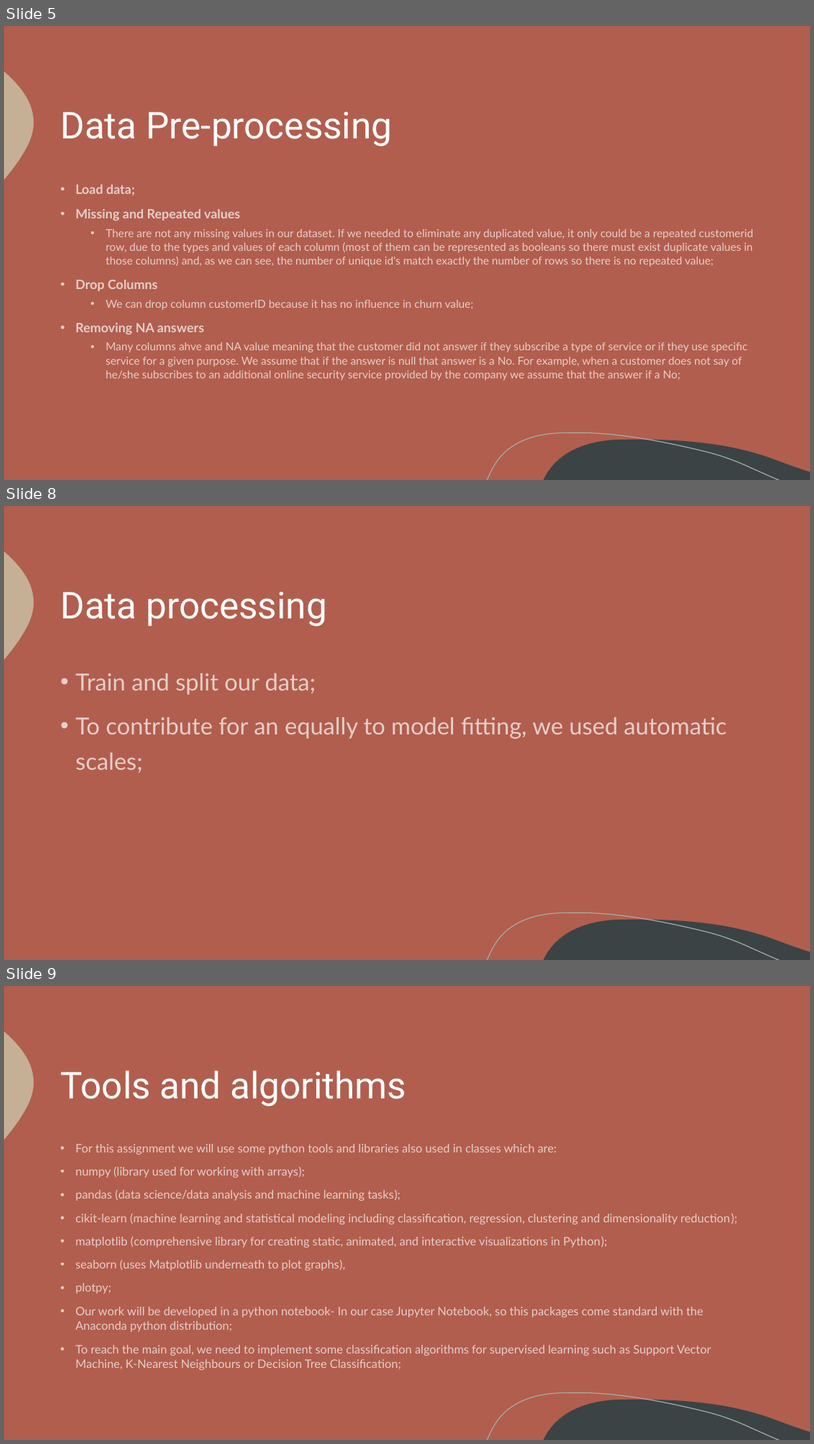
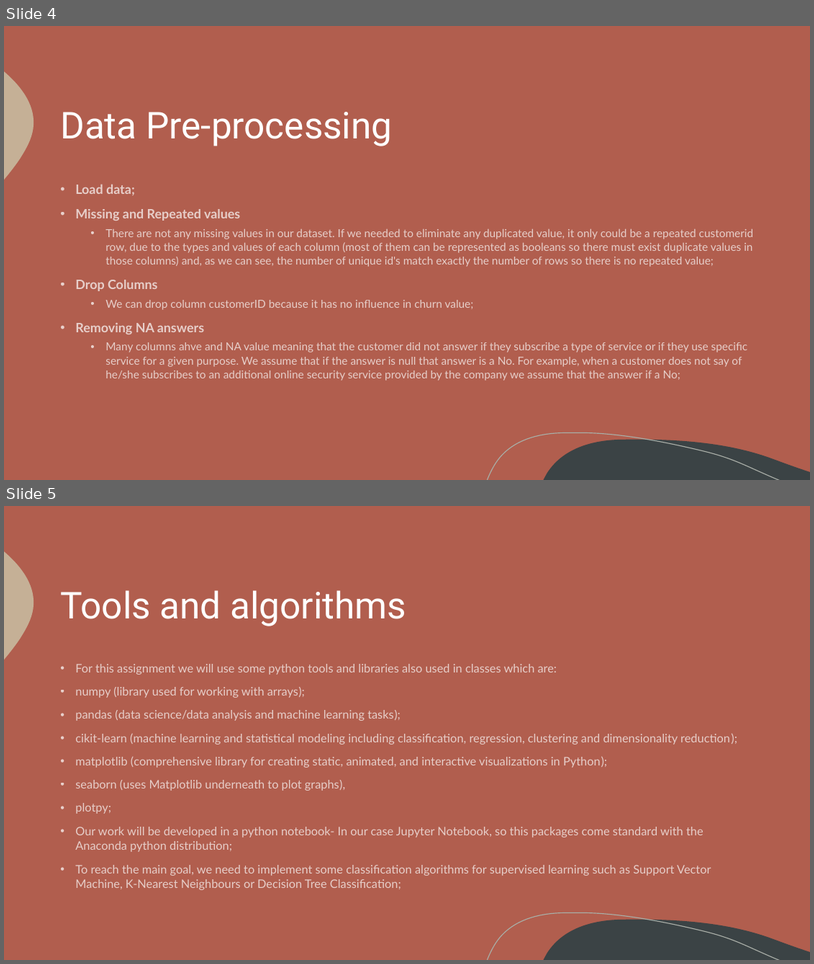
Before and after one commit to itsdomsantos/IART-2022, a slide deck: proj2/iart_proj2_final.pptx. Shown one above the other, each under a label of ours: slides 5, 8 and 9 before the commit, slides 4 and 5 after it; the slides between them are not shown. The pictures are 814x1444 and 814x964 pixels, drawn with LibreOffice and Linux fonts; fonts in the diff are those of the drawing. Boxes give left, top, right and bottom in pixels: in the first picture for what was removed or moved away, otherwise in the second. Text is boxed around its words. In the diff, an @@ line names an element or a change of style, - is before the commit and + after.

```diff
--- a/proj2/iart_proj2_final.pptx
+++ b/proj2/iart_proj2_final.pptx
@@ slide 8 removed at [4,506,810,960], background #B15E4E; not listed: 3 template elements that a slide beside it also shows @@
@@ title removed at [60,592,327,626] @@
-Data processing
@@ text removed at [75,673,727,772] @@
-• Train and split our data;
-• To contribute for an equally to model fitting, we used automatic scales;
@@ what was slide 5 is now slide 4 @@
@@ what was slide 9 is now slide 5 @@
```
Also in this commit, not shown: 3 slides changed, 1 slide added, 4 other slides removed, 5 other files.
